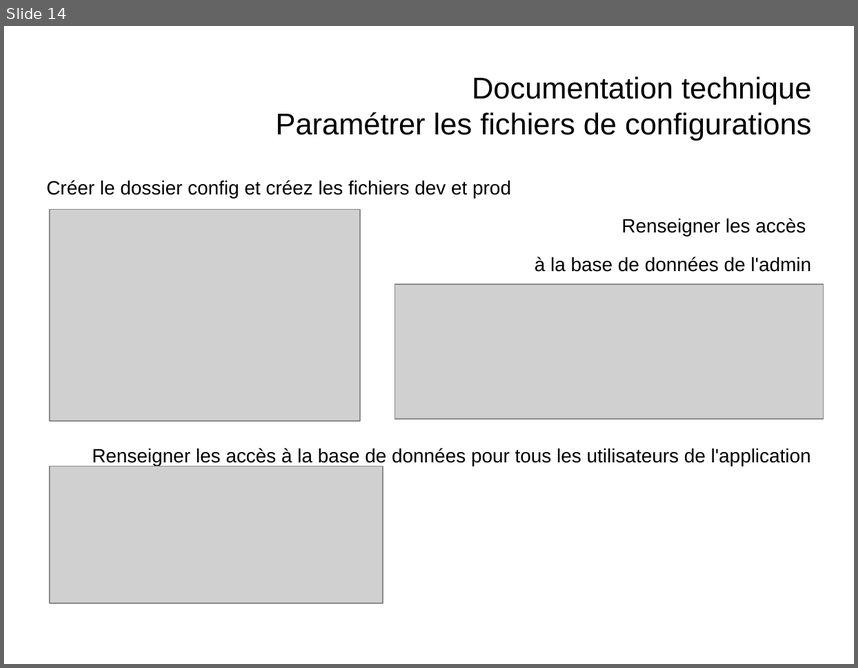
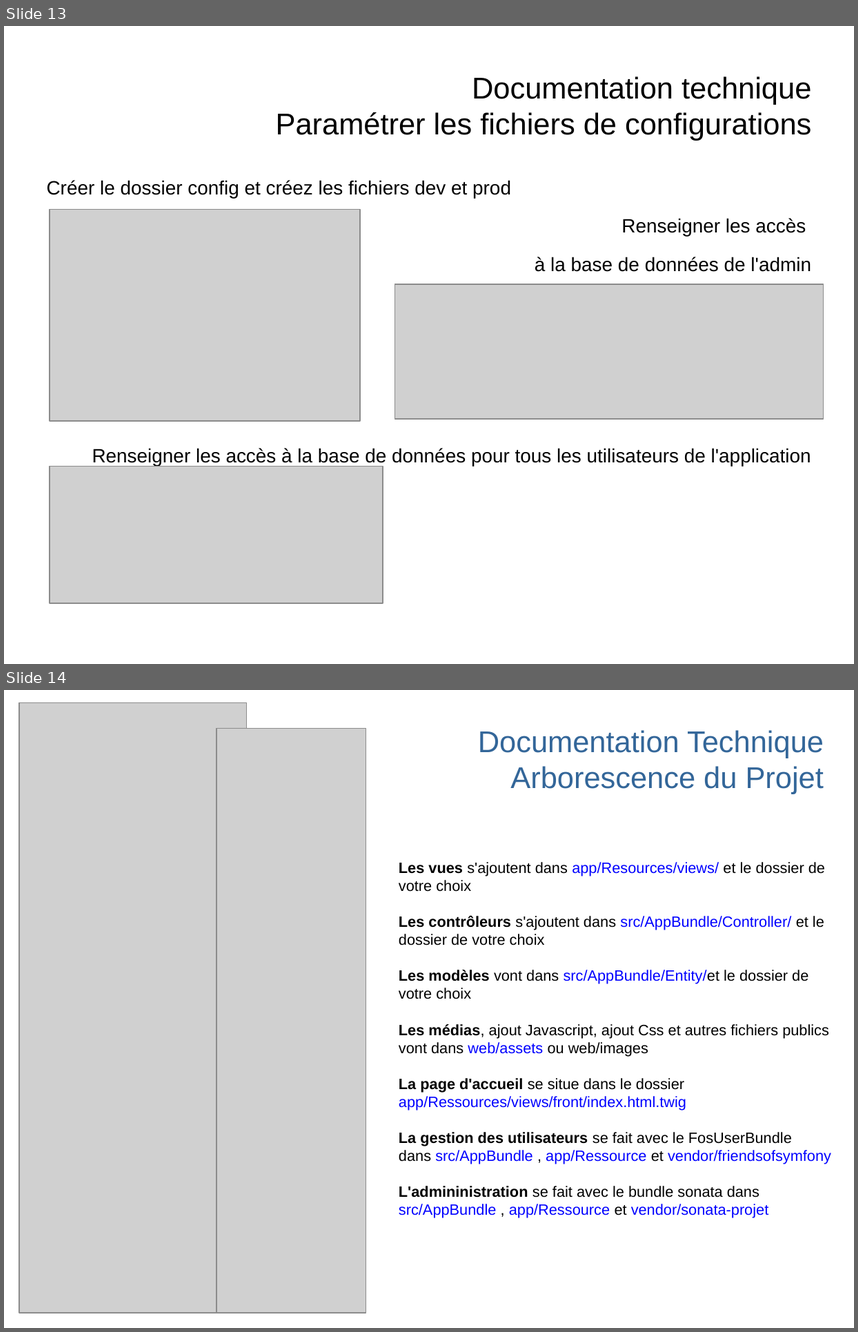
Before and after one commit to PlanesZwalker/FreelancerSIO, a slide deck: web/doc/DocumentationTechniquePPE.odp. Shown one above the other, each under a label of ours: slide 14 before the commit, slides 13 and 14 after it. The pictures are 858x668 and 858x1332 pixels, drawn with LibreOffice and Linux fonts; fonts in the diff are those of the drawing; grey boxes stand for pictures. Boxes give left, top, right and bottom in pixels: in the first picture for what was removed or moved away, otherwise in the second. Text is boxed around its words. In the diff, an @@ line names an element or a change of style, - is before the commit and + after.

Commit message:
Documentation

```diff
--- a/web/doc/DocumentationTechniquePPE.odp
+++ b/web/doc/DocumentationTechniquePPE.odp
@@ slide 14 added at <box>4,690,854,1328</box>, background #FFFFFF @@
@@ picture added at <box>19,702,247,1312</box> @@
@@ picture added at <box>217,729,366,1312</box> @@
@@ title added at <box>478,730,824,794</box>, 28 pt, text #336699 @@
+Documentation Technique
+Arborescence du Projet
@@ subtitle added at <box>399,862,831,1218</box>, 14 pt, text #000000 @@
+Les vues s'ajoutent dans app/Resources/views/ et le dossier de votre choix
+Les contrôleurs s'ajoutent dans src/AppBundle/Controller/ et le dossier de votre choix
+Les modèles vont dans src/AppBundle/Entity/et le dossier de votre choix
+Les médias, ajout Javascript, ajout Css et autres fichiers publics vont dans web/assets ou web/images
+La page d'accueil se situe dans le dossier app/Ressources/views/front/index.html.twig
+La gestion des utilisateurs se fait avec le FosUserBundle
+dans src/AppBundle , app/Ressource et vendor/friendsofsymfony
+L'admininistration se fait avec le bundle sonata dans src/AppBundle , app/Ressource et vendor/sonata-projet
@@ what was slide 14 is now slide 13 @@
```
Also in this commit, not shown: 2 slides changed, 5 other slides added, 3 slides removed, 20 other files.
